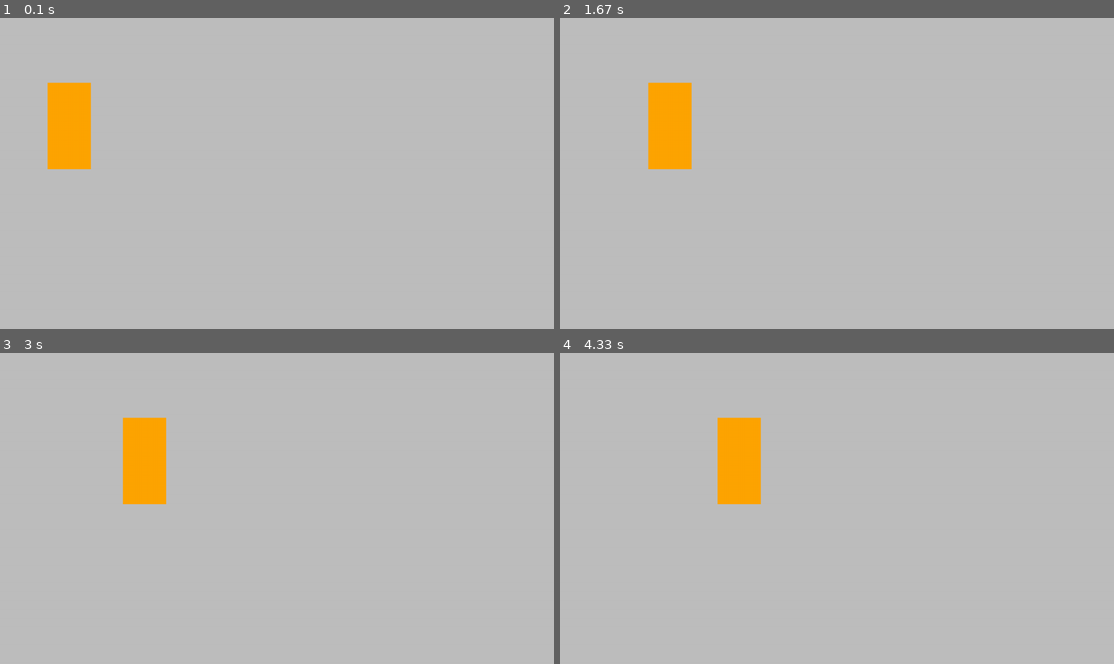
Above: before the commit, frames 1-4 (two rows, left to right).
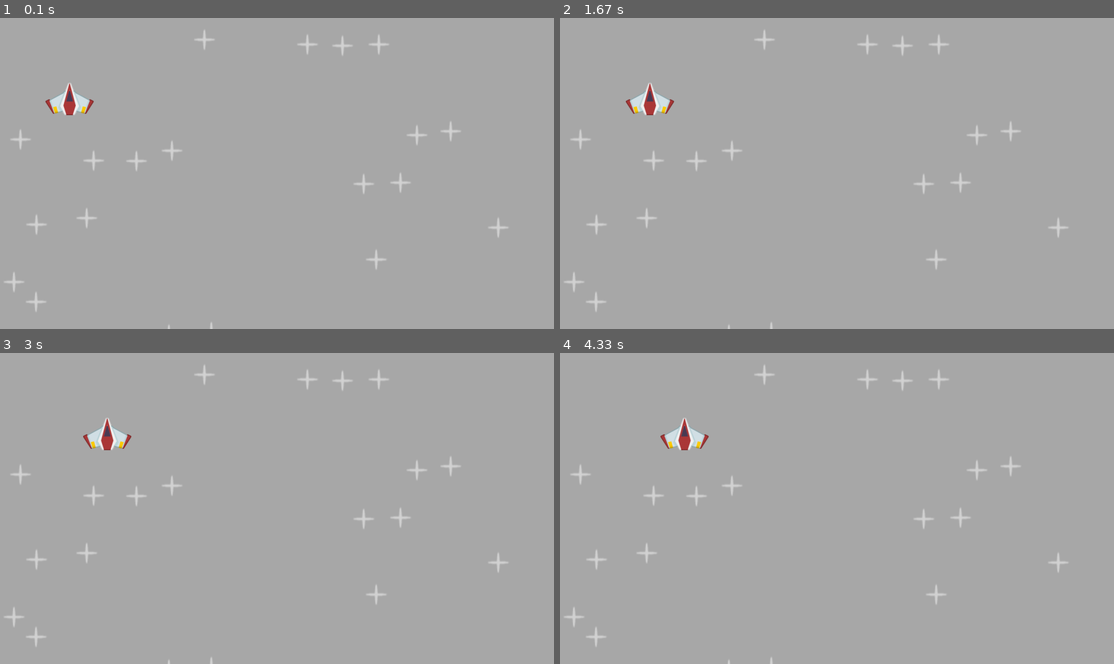
Above: after the commit, the same moments.

Repository: pain-arch/space-fighter-pygame
Game: pygame game, started from code/main.py
The game is run twice, just before and just after one commit, with the same random seed, the same clock (stepped at 60 frames per second) and the same inputs.
Inputs:
- Up to frame 1 (0.1 s): no input
- Up to frame 2 (1.67 s): no input
- Up to frame 3 (3 s): no input
- Up to frame 4 (4.33 s): no input

The runs differ from the first frame. In frame 1, 2.2% of the frame differs, in the area x 8-17%, y 20-49%; in frame 2, 2.4%; in frame 3, 2.6%; in frame 4, 2.7%, in the area x 18-37%, y 20-49%.

Commit message:
Add lazy loading for images and improve star rendering

Diff:
--- a/code/main.py
+++ b/code/main.py
@@ -1,4 +1,6 @@
 import pygame
+from os.path import join
+from random import randint
 
 # Initialize the game
 pygame.init()
@@ -12,6 +14,12 @@
 surf.fill('orange')
 x = 100 # x position of the surface
 
+
+# importing an image
+player_surf = pygame.image.load(join('images', 'player.png')).convert_alpha()
+star_surf = pygame.image.load(join('images', 'star.png')).convert_alpha()
+star_positions = [(randint(0, WINDOW_WIDTH), randint(0 , WINDOW_HEIGHT)) for _ in range(20)] # Generate random positions for the stars
+
 while running:
     # Handle events
     for event in pygame.event.get():
@@ -19,9 +27,12 @@
             running = False
 
     # Draw the game
-    display_surface.fill('gray') # Fill the screen with red
-    x += 1 # Move the surface to the right
-    display_surface.blit(surf, (x, 150))
+    display_surface.fill('darkgray') # Fill the screen with red
+    x += 0.5 # Move the surface to the right
+    for pos in star_positions:       # Draw the stars on the screen
+      display_surface.blit(star_surf, pos )# Draw the surface
+    display_surface.blit(player_surf, (x, 150))
+
     pygame.display.update() # Update the display
 
 
